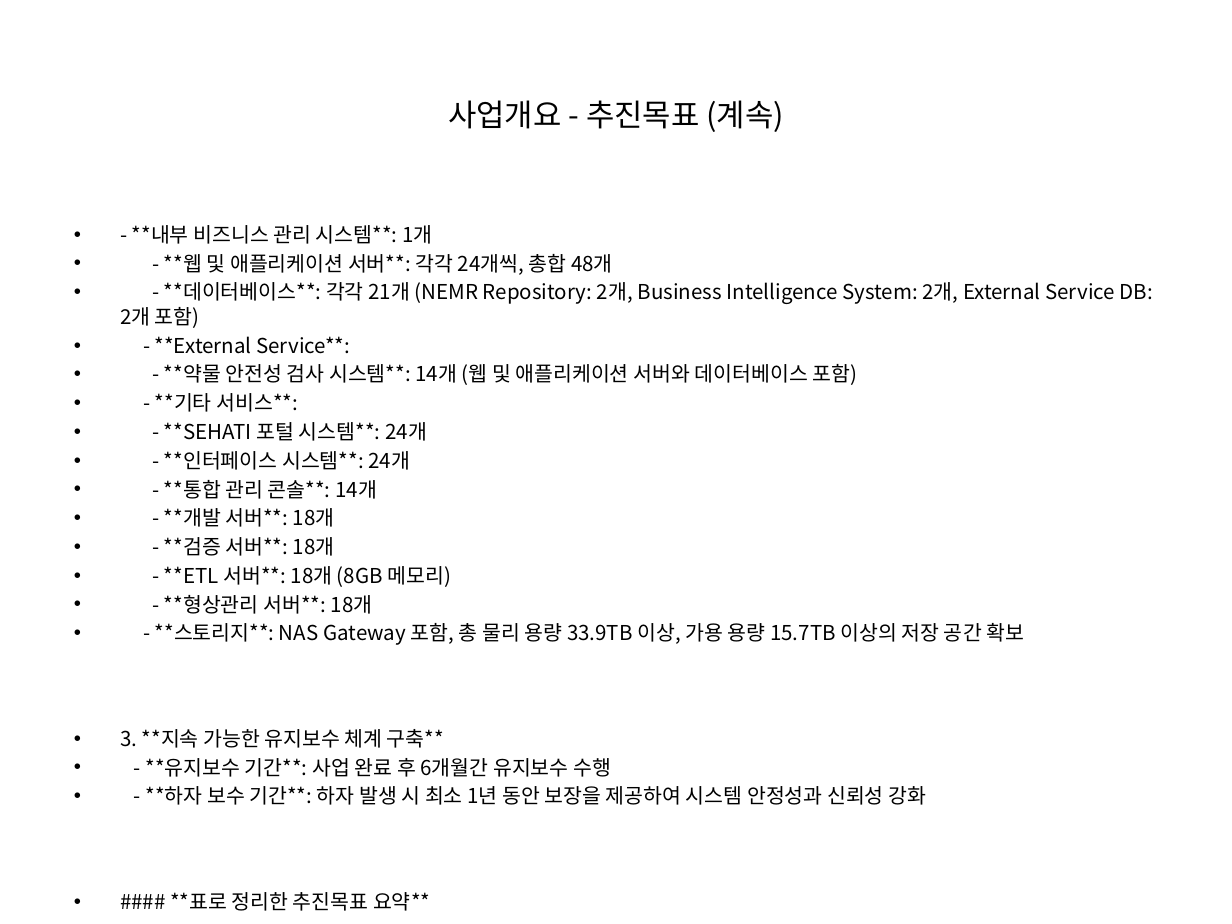
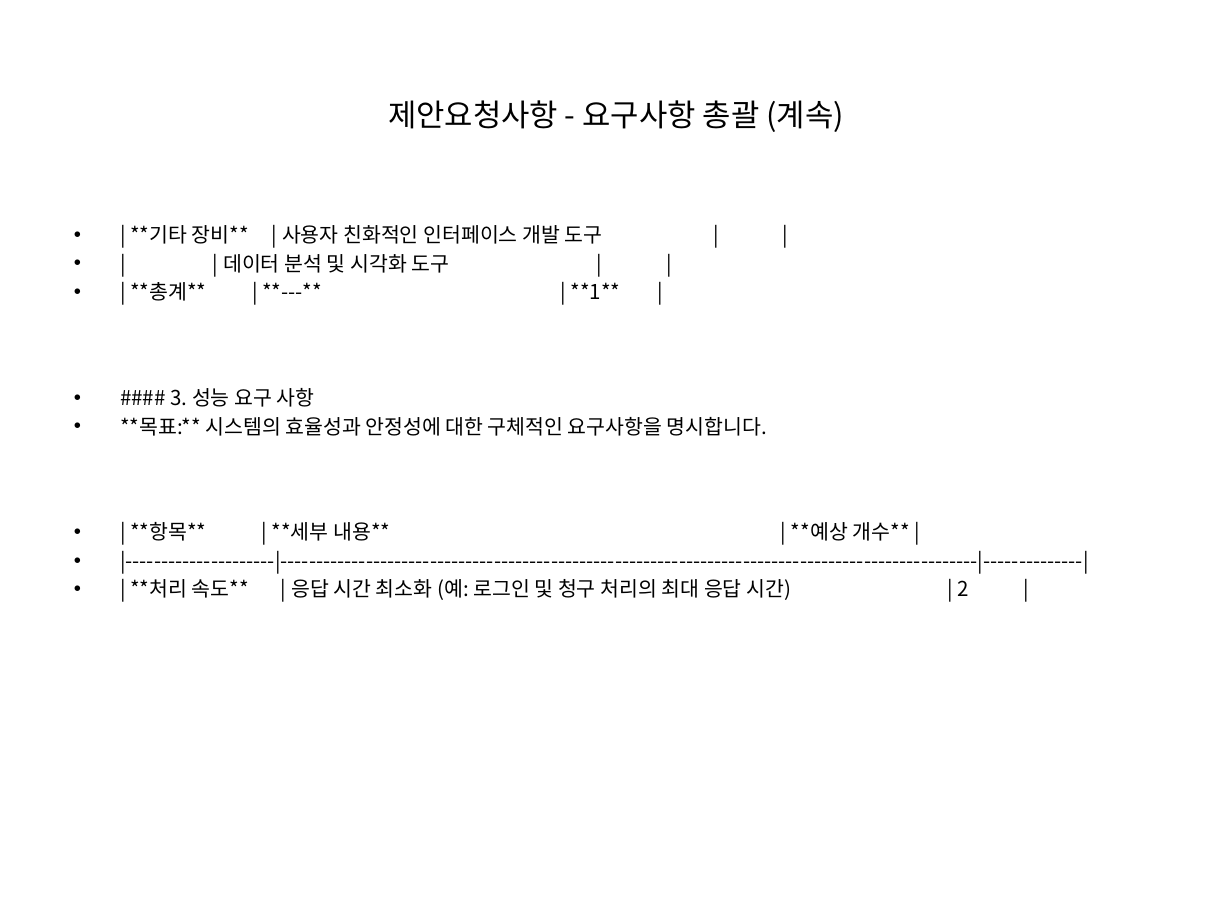
Before and after one commit to anskong/llm_mission, a slide deck: slide 13 of generated_ppt.pptx (slide 5 before the commit). Drawn at 1232x924 pixels with LibreOffice and Linux fonts; fonts in the diff are those of the drawing. Boxes give left, top, right and bottom in pixels: in the first picture for what was removed or moved away, otherwise in the second. Text is boxed around its words. In the diff, an @@ line names an element or a change of style, - is before the commit and + after.

```diff
--- a/generated_ppt.pptx
+++ b/generated_ppt.pptx
@@ title at <box>388,100,843,132</box>: text changed @@
-사업개요 - 추진목표 (계속)
+제안요청사항 - 요구사항 총괄 (계속)
@@ text at <box>120,225,968,600</box>: text changed @@
-• - **내부 비즈니스 관리 시스템**: 1개
-• - **웹 및 애플리케이션 서버**: 각각 24개씩, 총합 48개
-• - **데이터베이스**: 각각 21개 (NEMR Repository: 2개, Business Intelligence System: 2개, External Service DB: 2개 포함)
-• - **External Service**:
-• - **약물 안전성 검사 시스템**: 14개 (웹 및 애플리케이션 서버와 데이터베이스 포함)
-• - **기타 서비스**:
-• - **SEHATI 포털 시스템**: 24개
-• - **인터페이스 시스템**: 24개
-• - **통합 관리 콘솔**: 14개
-• - **개발 서버**: 18개
-• - **검증 서버**: 18개
-• - **ETL 서버**: 18개 (8GB 메모리)
-• - **형상관리 서버**: 18개
-• - **스토리지**: NAS Gateway 포함, 총 물리 용량 33.9TB 이상, 가용 용량 15.7TB 이상의 저장 공간 확보
-• 3. **지속 가능한 유지보수 체계 구축**
-• - **유지보수 기간**: 사업 완료 후 6개월간 유지보수 수행
-• - **하자 보수 기간**: 하자 발생 시 최소 1년 동안 보장을 제공하여 시스템 안정성과 신뢰성 강화
-• #### **표로 정리한 추진목표 요약**
+• | **기타 장비** | 사용자 친화적인 인터페이스 개발 도구 | |
+• | | 데이터 분석 및 시각화 도구 | |
+• | **총계** | **---** | **1** |
+• #### 3. 성능 요구 사항
+• **목표:** 시스템의 효율성과 안정성에 대한 구체적인 요구사항을 명시합니다.
+• | **항목** | **세부 내용** | **예상 개수** |
+• |---------------------|--------------------------------------------------------------------------------------------------|--------------|
+• | **처리 속도** | 응답 시간 최소화 (예: 로그인 및 청구 처리의 최대 응답 시간) | 2 |
```
Also in this commit, not shown: 20 other slides changed, 7 slides added, 5 other files.
